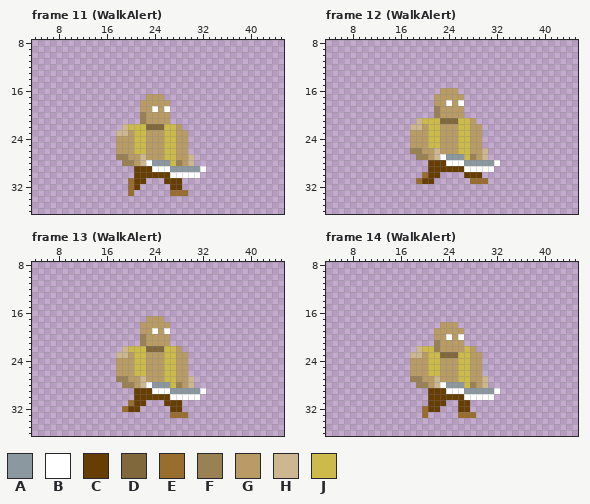
Two versions of one pixel-art file, HumanMelee1.aseprite. Above, as it was before the edit.
48x48 pixels, 27 frames. Shown: frame 11 (WalkAlert): x 4..45, y 8..36; frame 12 (WalkAlert): x 4..45, y 8..36; frame 13 (WalkAlert): x 4..45, y 8..36; frame 14 (WalkAlert): x 4..45, y 8..36. The commit also changed other frames, which this record leaves out.
Visible layers, top first: "effects", "weapon", "gob".
Palette (. is transparent): A #8b989f  B #ffffff  C #663e04  D #80683c  E #996d2d  F #998153  G #b99c65  H #ccb791  J #ccbb4a
Pixels before, frame 11 (WalkAlert), first column x 18:
17 .....GGG.......
18 ....GGGGG......
19 ....GGBGB......
20 ....FGGGG......
21 ....FGGGG......
22 .HJJJDDDJJG....
23 HHGJJGGGJJGG...
24 GGGJJGGGJJGG...
25 GGGJJGGGJJGG...
26 GGGJJGGGJJGG...
27 FFGGHGGGJJGGH..
28 .FFGHBAAAJFGH..
29 ...CCCBBBAAAAAB
30 ...CCCCCCBBBBB.
31 ..ECC...CCC....
32 ..EC.....CC....
33 ..E......EEE...
Pixels before, frame 12 (WalkAlert), first column x 18:
16 .....GGG.......
17 ....GGGGG......
18 ....GGBGB......
19 ....FGGGG......
20 ....FGGGG......
21 .HJJJDDDJJG....
22 HHGJJGGGJJGG...
23 GGGJJGGGJJGG...
24 GGGJJGGGJJGG...
25 GGGJJGGGJJGG...
26 FFGGHGGGJJGGH..
27 .FFGHBAAAJFGH..
28 ...CCCBBBAAAAAB
29 ...CCCCCCBBBBB.
30 ..ECC....CCC...
31 .ECC......EEE..
Pixels before, frame 13 (WalkAlert), first column x 18:
17 .....GGG.......
18 ....GGGGG......
19 ....GGBGB......
20 ....FGGGG......
21 ....FGGGG......
22 .HJJJDDDJJG....
23 HHGJJGGGJJGG...
24 GGGJJGGGJJGG...
25 GGGJJGGGJJGG...
26 GGGJJGGGJJGG...
27 FFGGHGGGJJGGH..
28 .FFGHBAAAJFGH..
29 ...CCCBBBAAAAAB
30 ...CCCCCCBBBBB.
31 ..ECC...CCC....
32 .ECC.....CC....
33 .........EEE...
Pixels before, frame 14 (WalkAlert), first column x 18:
18 .....GGG.......
19 ....GGGGG......
20 ....GGBGB......
21 ....FGGGG......
22 .HJJFGGGGJG....
23 HHGJJDDDJJGG...
24 GGGJJGGGJJGG...
25 GGGJJGGGJJGG...
26 GGGJJGGGJJGG...
27 FFGGHGGGJJGGH..
28 .FFGHBAAAJFGH..
29 ...CCCBBBAAAAAB
30 ...CCCCCCBBBBB.
31 ...CCC..CC.....
32 ..ECC...CC.....
33 ..E.....EEE....
Once edited:
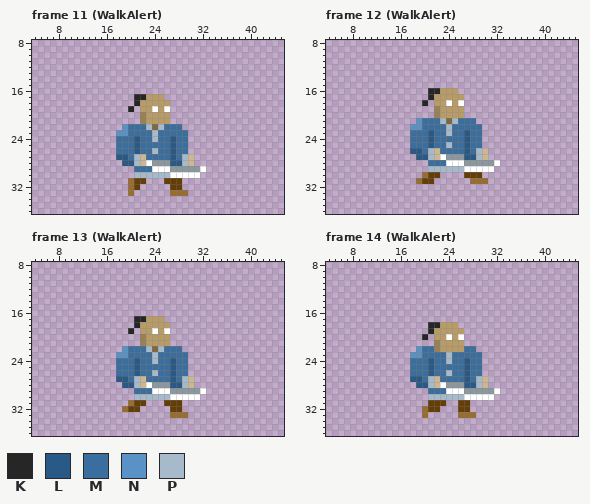
Colours new in this view: K #262626  L #295986  M #3a6e9f  N #5a91c6  P #a7bacc
Diff:
Frame 11 (WalkAlert), layer "gob":
y 17: x 21..22 .. -> KK
y 18: x 21 . -> K
y 19: x 20 . -> K
y 22: x 19..23 HJJJD -> NMMMP; x 25..28 DJJG -> PMMM
y 23: x 18..29 HHGJJGGGJJGG -> NNMMMMPMMMMM
y 24: x 18..29 GGGJJGGGJJGG -> MMMLMMPMMLMM
y 25: x 18..29 GGGJJGGGJJGG -> MMMLMMMMMLMM
y 26: x 18..29 GGGJJGGGJJGG -> MMMLMMPMMLMM
y 27: x 18..21 FFGG -> LLMP; x 23..29 GGGJJGG -> MMMMLMP
y 28: x 19..21 FFG -> LLP; x 27..29 JFG -> LLP
y 29: x 21..23 CCC -> MMM
y 30: x 21..26 CCCCCC -> PPPPPP
Frame 12 (WalkAlert), layer "gob":
y 16: x 21..22 .. -> KK
y 17: x 21 . -> K
y 18: x 20 . -> K
y 21: x 19..23 HJJJD -> NMMMP; x 25..28 DJJG -> PMMM
y 22: x 18..29 HHGJJGGGJJGG -> NNMMMMPMMMMM
y 23: x 18..29 GGGJJGGGJJGG -> MMMLMMPMMLMM
y 24: x 18..29 GGGJJGGGJJGG -> MMMLMMMMMLMM
y 25: x 18..29 GGGJJGGGJJGG -> MMMLMMPMMLMM
y 26: x 18..21 FFGG -> LLMP; x 23..29 GGGJJGG -> MMMMLMP
y 27: x 19..21 FFG -> LLP; x 27..29 JFG -> LLP
y 28: x 21..23 CCC -> MMM
y 29: x 21..26 CCCCCC -> PPPPPP
Frame 13 (WalkAlert), layer "gob": the same change as frame 11 (WalkAlert)
Frame 14 (WalkAlert), layer "gob":
y 18: x 21..22 .. -> KK
y 19: x 21 . -> K
y 20: x 20 . -> K
y 22: x 19..21 HJJ -> NMM; x 27..28 JG -> MM
y 23: x 18..29 HHGJJDDDJJGG -> NNMMMMPMMMMM
y 24: x 18..29 GGGJJGGGJJGG -> MMMLMMPMMLMM
y 25: x 18..29 GGGJJGGGJJGG -> MMMLMMMMMLMM
y 26: x 18..29 GGGJJGGGJJGG -> MMMLMMPMMLMM
y 27: x 18..21 FFGG -> LLMP; x 23..29 GGGJJGG -> MMMMLMP
y 28: x 19..21 FFG -> LLP; x 27..29 JFG -> LLP
y 29: x 21..23 CCC -> MMM
y 30: x 21..26 CCCCCC -> PPPPPP
Changed places in both pictures, as pixel boxes (x1, y1, x2, y2):
changed: (116, 94, 188, 178)
changed: (410, 88, 482, 172)
changed: (116, 316, 188, 400)
changed: (410, 322, 482, 400)
